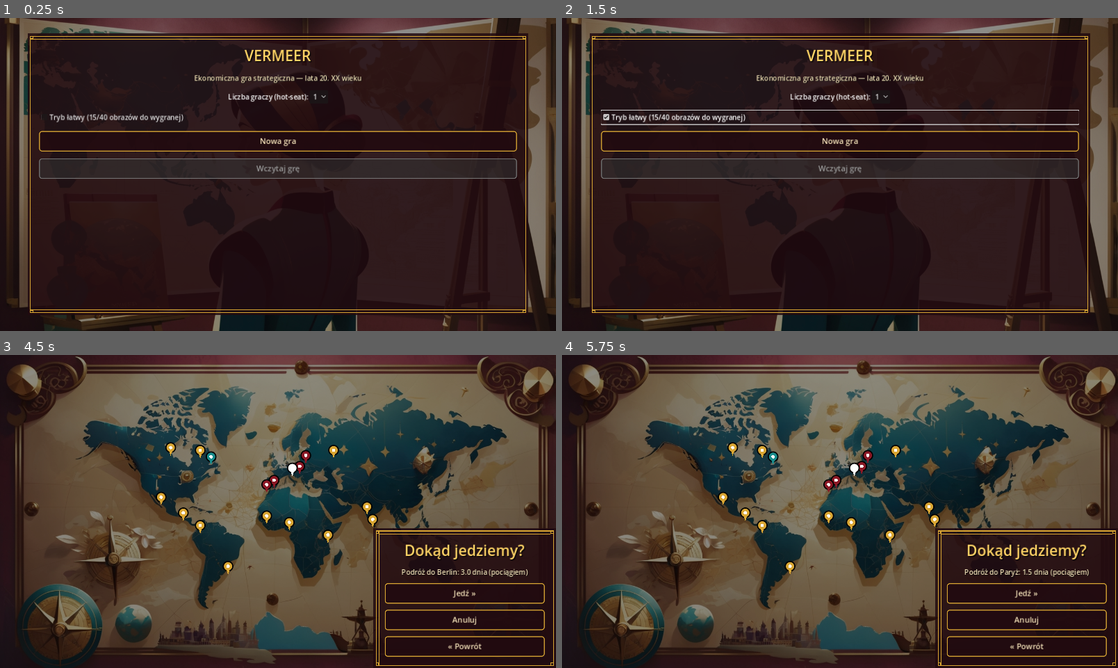
Above: before the commit, frames 1-4 (two rows, left to right).
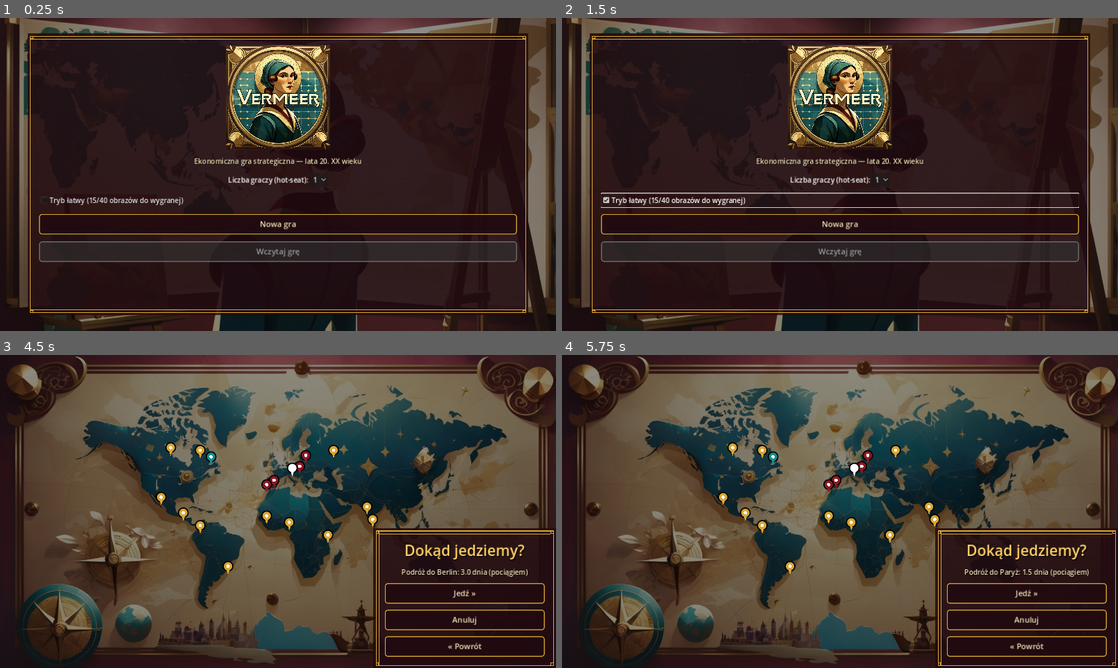
Above: after the commit, the same moments.

Repository: cinekm20/the-forger-retro-tycoon
Game: Godot game, scene res://scenes/main_menu/MainMenu.tscn
Two runs of this game, one before a commit and one after it. Both use one fixed random seed, a clock stepped at 60 frames per second and the inputs below.
Inputs (mouse positions are in pixels of both pictures, inside the frame that each line leads up to):
- Up to frame 1 (0.25 s): no input
- Up to frame 2 (1.5 s): click "1" at 0.5 s; click "Tryb łatwy (15/40 obrazów do …" at 1.25 s
- Up to frame 3 (4.5 s): click "Nowa gra" at 2 s; click "Jedź »" at 2.75 s; click (305, 458) at 4.27 s
- Up to frame 4 (5.75 s): click (834, 483) at 5.02 s

The runs differ from the first frame. In frame 1, 9.0% of the frame differs, in the area x 7-93%, y 8-78%; in frame 2, 10%; in frame 3, less than 0.1%; in frame 4, less than 0.1%.

Commit message:
Menu główne: użyj przesłanego logo zamiast zwykłego tekstowego tytułu
Logo (art/backgrounds/logo.jpg) ma już wpisany napis "VERMEER" w stylu art
déco zgodnym z resztą gry, więc zastępuje make_title() zamiast leżeć obok.

Diff:
--- a/game/scenes/main_menu/MainMenu.gd
+++ b/game/scenes/main_menu/MainMenu.gd
@@ -7,7 +7,19 @@
 func _ready() -> void:
 	ScreenHelpers.make_background(self, "res://art/backgrounds/main_menu_title.jpg")
 	var root := ScreenHelpers.make_root(self)
-	ScreenHelpers.make_title(root, "VERMEER")
+
+	## Logo ma już wpisany napis "VERMEER" w swojej grafice (styl art déco
+	## zgodny z resztą gry) — zastępuje zwykły tekstowy tytuł zamiast leżeć
+	## obok niego.
+	var logo := TextureRect.new()
+	logo.texture = load("res://art/backgrounds/logo.jpg")
+	logo.custom_minimum_size = Vector2(240, 240)
+	logo.expand_mode = TextureRect.EXPAND_IGNORE_SIZE
+	logo.stretch_mode = TextureRect.STRETCH_KEEP_ASPECT_CENTERED
+	logo.size_flags_horizontal = Control.SIZE_SHRINK_CENTER
+	logo.mouse_filter = Control.MOUSE_FILTER_IGNORE
+	root.add_child(logo)
+
 	ScreenHelpers.make_label(root, "Ekonomiczna gra strategiczna — lata 20. XX wieku")
 
 	var player_row := HBoxContainer.new()
